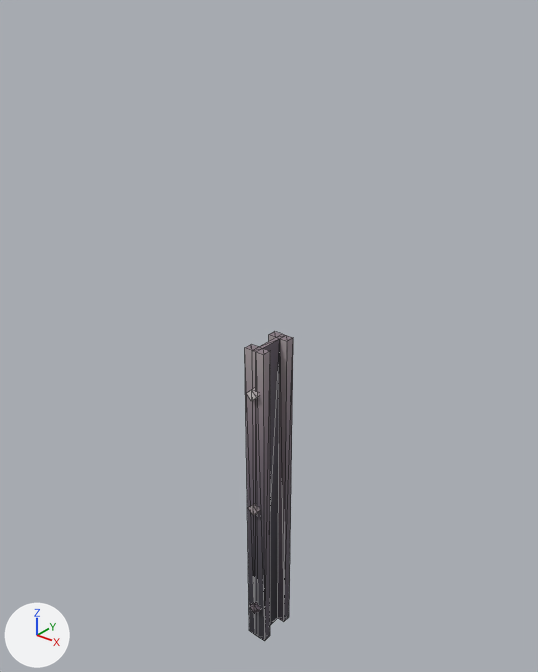
A saved change to the FBX model PROJECT/Assets/Meshes/Pillar_Verti_001.FBX.
The view is the same before and after, from a 50 mm camera at (2.18, -2.72, 3.73) aimed at (-0.07, 0.09, 1.98). Arrows for +X, +Y and +Z are at lower left; the lights stay in place. Mesh edges are drawn as thin lines. Where no turn or scale is listed for an object, it has been applied to the vertices.

Names of what the first picture shows: 'Pillar_Verti_001'.
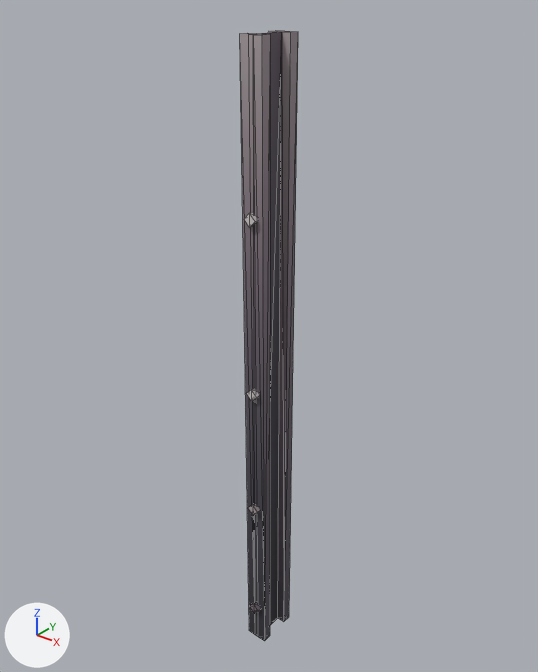
Changed parts and their boxes (x1, y1, x2, y2) in the pictures (538 x 672 px; the box of a moved part takes in the faces that stretch with it):
'Pillar_Verti_001', reshaped (20% wider, 97% taller)
    before: (245, 332, 293, 641)
    after: (240, 30, 298, 641)
part 1 of me_mesh, added
    after: (244, 212, 259, 228)
part 2 of me_mesh, moved or reshaped
    before: (245, 332, 293, 629)
    after: (240, 30, 298, 629)

The change, as a list of edits to the scene's bpy script:
```text
Change me_mesh:
    used by ob_pillar_verti_001; location = (0.0, 0.0, 0.0)
    remove me_mesh.from_pydata(...)  # 80 vertices, 132 faces; spans x -0.06..0.06, y -0.15..0.15, z 0.0..2.0
    add me_mesh.from_pydata(...)  # 96 vertices, 156 faces; spans x -0.06..0.06, y -0.15..0.15, z 0.0..3.5
    me_mesh part 1: the loose piece of 8 vertices spanning x -0.04..0.04, y -0.15..-0.1, z 1.71..1.79 is copied, and the copy is moved by (0.0, 0.0, 0.94); it spans x -0.04..0.04, y -0.15..-0.1, z 2.66..2.73
    me_mesh part 2
    16 vertices are removed from x -0.06..0.06, y -0.12..0.12, z 2.0
    46 faces are deleted
    16 new vertices lie (0.0, 0.0, 3.5) away from vertices in x -0.06..0.06, y -0.12..0.12, z 0.0
    46 new faces join them
```
